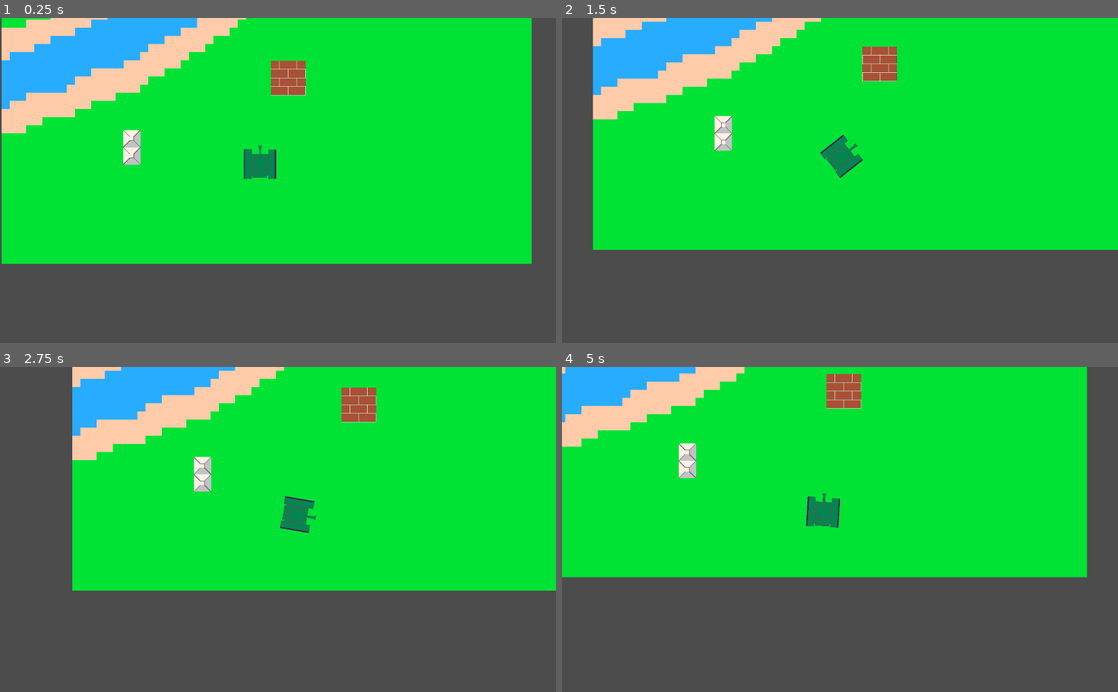
Above: before the commit, frames 1-4 (two rows, left to right).
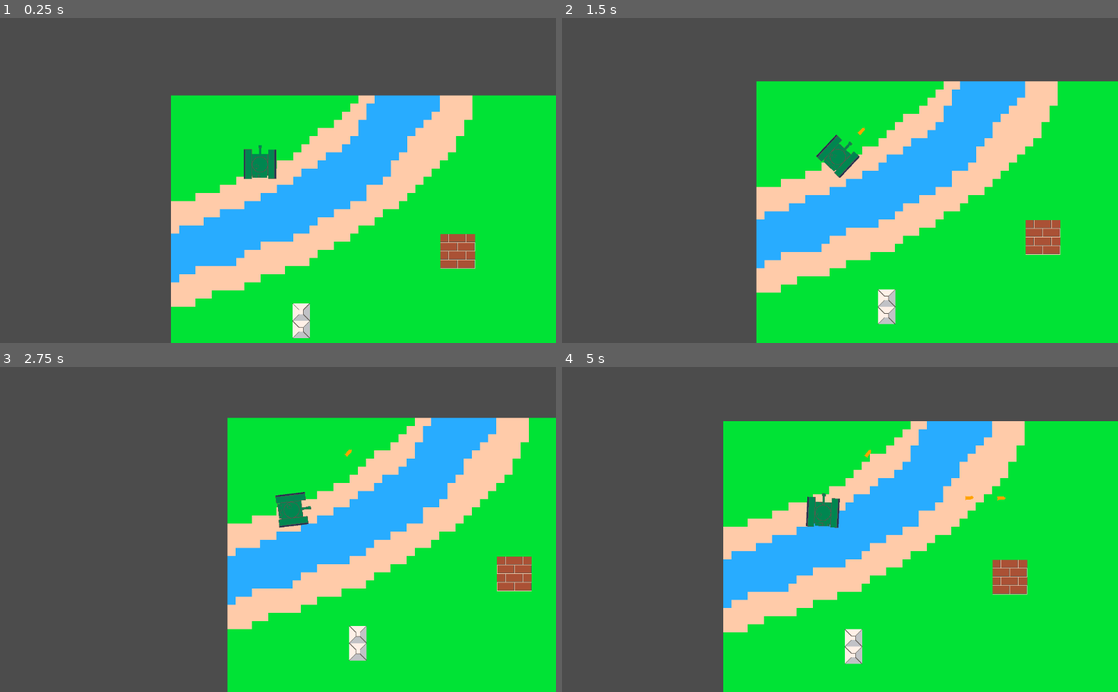
Above: after the commit, the same moments.

Repository: AnonJedi/godot-tutorial
Game: Godot game, scene res://scenes/tilemap.tscn
Same seed, same stepped clock (60 frames per second), same inputs: the game is played once before the commit and once after it.
Inputs:
- Up to frame 1 (0.25 s): no input
- Up to frame 2 (1.5 s): tap Enter at 0.5 s; hold D (turn_right) 0.53-1.28 s; hold Space (fire) 0.53-1.28 s; hold S (move_down) from 1.28 s (still down); tap Space (fire) at 1.35 s
- Up to frame 3 (2.75 s): release S (move_down) at 2.03 s; hold D (turn_right) from 2.03 s (still down); hold Space (fire) from 2.03 s (still down)
- Up to frame 4 (5 s): release D (turn_right) at 2.78 s; release Space (fire) at 2.78 s; hold W (move_up) 2.78-3.53 s; tap Space (fire) at 2.85, 4.35 s; hold Space (fire) 3.53-4.28 s; hold A (turn_left) from 3.53 s (still down)

The runs differ from the first frame. In frame 1, 74% of the frame differs, in the area x 0-100%, y 0-100%; in frame 2, 69%; in frame 3, 64%; in frame 4, 72%.

Commit message:
add fire ability

Diff:
--- a/project.godot
+++ b/project.godot
@@ -13,6 +13,10 @@
 config/name="tutorial"
 run/main_scene="res://scenes/tilemap.tscn"
 config/icon="res://icon.png"
+
+[global]
+
+collision=false
 
 [gui]
 
--- a/scenes/projectile.tscn
+++ b/scenes/projectile.tscn
@@ -1,11 +1,16 @@
-[gd_scene load_steps=3 format=2]
+[gd_scene load_steps=4 format=2]
 
 [ext_resource path="res://sprites/projectile.png" type="Texture" id=1]
+[ext_resource path="res://scripts/Projectile.gd" type="Script" id=2]
 
 [sub_resource type="RectangleShape2D" id=1]
 extents = Vector2( 4, 7.5 )
 
 [node name="Projectile" type="KinematicBody2D"]
+scale = Vector2( 2, 2 )
+collision_layer = 0
+collision_mask = 0
+script = ExtResource( 2 )
 
 [node name="Sprite" type="Sprite" parent="."]
 texture = ExtResource( 1 )
--- a/scenes/tilemap.tscn
+++ b/scenes/tilemap.tscn
@@ -60,7 +60,7 @@
 script = ExtResource( 3 )
 
 [node name="Player" parent="TileMap" instance=ExtResource( 2 )]
-position = Vector2( 952, 888 )
+position = Vector2( 328, 248 )
 
 [node name="ConcreedWall1" type="Node2D" parent="TileMap"]
 
@@ -85,3 +85,4 @@
 position = Vector2( 1056, 576 )
 
 [connection signal="tilemap_size" from="TileMap" to="TileMap/Player" method="handle_map_size"]
+[connection signal="fire" from="TileMap/Player" to="TileMap" method="handle_fire"]
--- a/scripts/Player.gd
+++ b/scripts/Player.gd
@@ -1,24 +1,24 @@
 extends KinematicBody2D
 
-signal fire_projectile
+signal fire
 
-const VELOCITY = 200
-const ROTATION_SPEED = 0.02
-var map_size = Rect2()
-onready var self_size = self.get_node("Sprite").get_rect()
+const SPEED = 10000
+const ROTATION_SPEED = 1
+const TURNING_COEF = 0.5
+var map_size: Rect2
+onready var self_size: Rect2 = $Sprite.get_rect()
 
-
-func handle_move():
-	var velocity = Vector2()
-	var current_speed = VELOCITY
+func handle_move(delta: float) -> void:
+	var velocity: Vector2 = Vector2()
+	var current_speed: float = SPEED
 
 	if Input.is_action_pressed("turn_right"):
-		rotate(ROTATION_SPEED)
-		current_speed -= 100
+		rotate(ROTATION_SPEED * delta)
+		current_speed *= TURNING_COEF
 
 	if Input.is_action_pressed("turn_left"):
-		rotate(-ROTATION_SPEED)
-		current_speed -= 100
+		rotate(-ROTATION_SPEED * delta)
+		current_speed *= TURNING_COEF
 
 	if Input.is_action_pressed("move_up"):
 		velocity.y -= current_speed
@@ -26,8 +26,8 @@
 	if Input.is_action_pressed("move_down"):
 		velocity.y += current_speed
 
-	var half_size_x = self_size.size.x / 2
-	var half_size_y = self_size.size.y / 2
+	var half_size_x: float = self_size.size.x / 2
+	var half_size_y: float = self_size.size.y / 2
 
 	position.x = clamp(
 		position.x,
@@ -40,18 +40,22 @@
 		map_size.end.y - half_size_y
 	)
 
-	move_and_slide(velocity.rotated(rotation))
+	move_and_slide(velocity.rotated(rotation) * delta)
 
-func handle_fire():
-	if Input.is_action_pressed("fire"):
-		emit_signal("fire_projectile")
+func handle_fire() -> void:
+	if Input.is_action_just_pressed("fire"):
+		var rotation_pos = Vector2.UP.rotated(rotation) * self_size.end.y
+		emit_signal(
+			"fire",
+			rotation,
+			Vector2(position) + rotation_pos
+		)
 
-func _process(delta):
-	if !(map_size.end.x && map_size.end.y && self_size.end.x && self_size.end.y):
+func _process(delta: float) -> void:
+	if not map_size:
 		return
-	handle_move()
+	handle_move(delta)
 	handle_fire()
-
 
 func handle_map_size(map: Rect2) -> void:
 	map_size = map
--- /dev/null
+++ b/scripts/Projectile.gd
@@ -0,0 +1,19 @@
+extends KinematicBody2D
+
+const VELOCITY: int = 20000
+var map_size: Rect2
+onready var self_size: Rect2 = $Sprite.get_rect()
+
+func _process(delta: float) -> void:
+	if not (map_size and map_size.has_point(position)):
+		queue_free()
+		return
+
+	move_and_slide(Vector2.UP.rotated(rotation) * VELOCITY * delta)
+
+func init(size: Rect2, direction: float, pos: Vector2) -> void:
+	rotate(direction)
+	map_size = size
+
+	var rotated_pos: Vector2 = Vector2.UP.rotated(direction)
+	position = pos + rotated_pos
--- a/scripts/TileMap.gd
+++ b/scripts/TileMap.gd
@@ -2,20 +2,28 @@
 
 signal tilemap_size
 
-onready var player = get_node("Player")
+onready var player = $Player
+onready var map_size = calculate_map_size()
+var ProjectileClass = preload("res://scenes/projectile.tscn")
 
-func calculate_map_size():
-	var cell_to_pixel = Transform2D(
+func calculate_map_size() -> Rect2:
+	var cell_to_pixel: Transform2D = Transform2D(
 		Vector2(self.cell_size.x * self.scale.x, 0),
 		Vector2(0, self.cell_size.y * self.scale.y),
 		Vector2()
 	)
 
-	var cell_bounds = self.get_used_rect()
+	var cell_bounds: Rect2 = self.get_used_rect()
+
 	return Rect2(
 		cell_to_pixel * cell_bounds.position,
 		cell_to_pixel * cell_bounds.size
 	)
 
-func _ready():
+func _ready() -> void:
 	emit_signal("tilemap_size", calculate_map_size())
+
+func handle_fire(angle: float, pos: Vector2) -> void:
+	var projectile: KinematicBody2D = ProjectileClass.instance()
+	projectile.init(map_size, angle, pos)
+	add_child(projectile)
